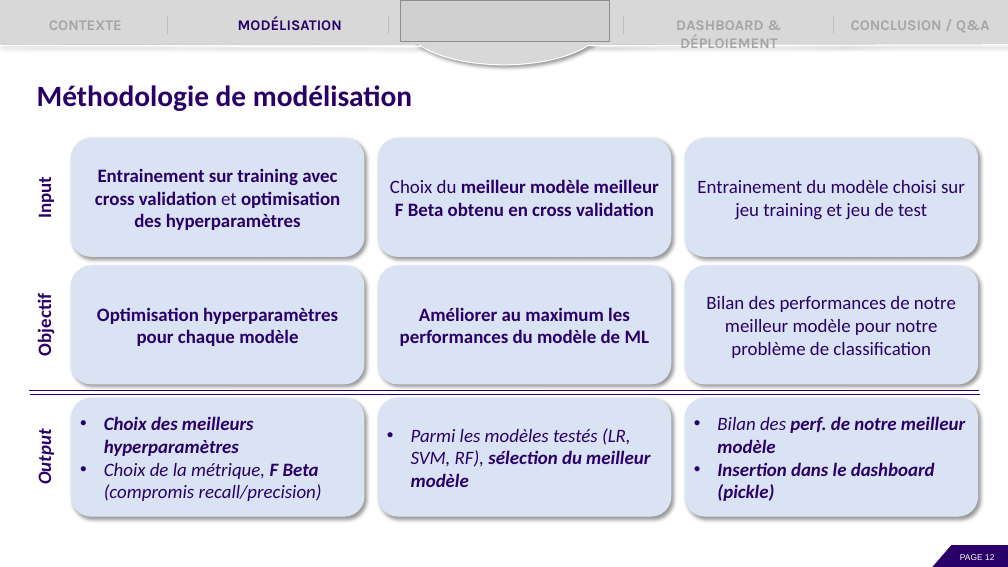
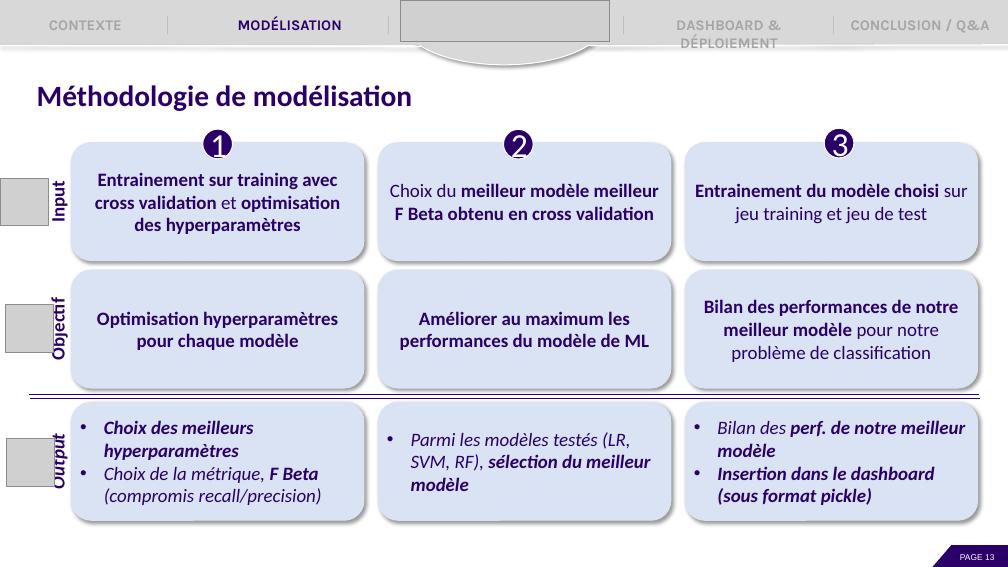
Before and after one commit to EtudiantOC2/implement_scoring_model_v2, a slide deck: slide 13 of evaluation/P7_Presentation.pptx (slide 12 before the commit). Drawn at 1008x567 pixels with LibreOffice and Linux fonts; fonts in the diff are those of the drawing; grey boxes stand for pictures. Boxes give left, top, right and bottom in pixels: in the first picture for what was removed or moved away, otherwise in the second. Text is boxed around its words. In the diff, an @@ line names an element or a change of style, - is before the commit and + after.

```diff
--- a/evaluation/P7_Presentation.pptx
+++ b/evaluation/P7_Presentation.pptx
@@ 3 rounded rectangles: place and size @@
-3 rounded rectangles at (33, 180, 56, 484)
+3 rounded rectangles at (44, 143, 70, 520)
@@ ellipse added at (203, 129, 232, 159), fill #2A0068, outline #FFFFFF 1 pt, 32 pt, text #FFFFFF @@
+1
@@ ellipse added at (504, 129, 533, 159), fill #2A0068, outline #FFFFFF 1 pt, 32 pt, text #FFFFFF @@
+2
@@ rounded rectangle "Entrainement du modèle choisi sur ..." at (685, 143, 978, 261): bold on in "Entrainement du modèle choisi" @@
@@ ellipse added at (824, 129, 854, 158), fill #2A0068, outline #FFFFFF 1 pt, 32 pt, text #FFFFFF @@
+3
@@ picture added at (1, 178, 48, 226) @@
@@ rounded rectangle "Bilan des performances de notre ..." at (685, 270, 978, 388): bold on in "Bilan des performances de notre meilleur modèle" @@
@@ picture added at (5, 305, 53, 352) @@
@@ 9 rounded rectangles, 2 lines: place and size @@
-9 rounded rectangles, 2 lines at (29, 138, 980, 516)
+9 rounded rectangles, 2 lines at (29, 143, 980, 520)
@@ picture added at (6, 439, 54, 486) @@
@@ text in rounded rectangle at (717, 466, 935, 505): text changed @@
-• Insertion dans le dashboard (pickle)
+• Insertion dans le dashboard (sous format pickle)
```
Also in this commit, not shown: 9 other slides changed, 5 slides added, 2 other files.
